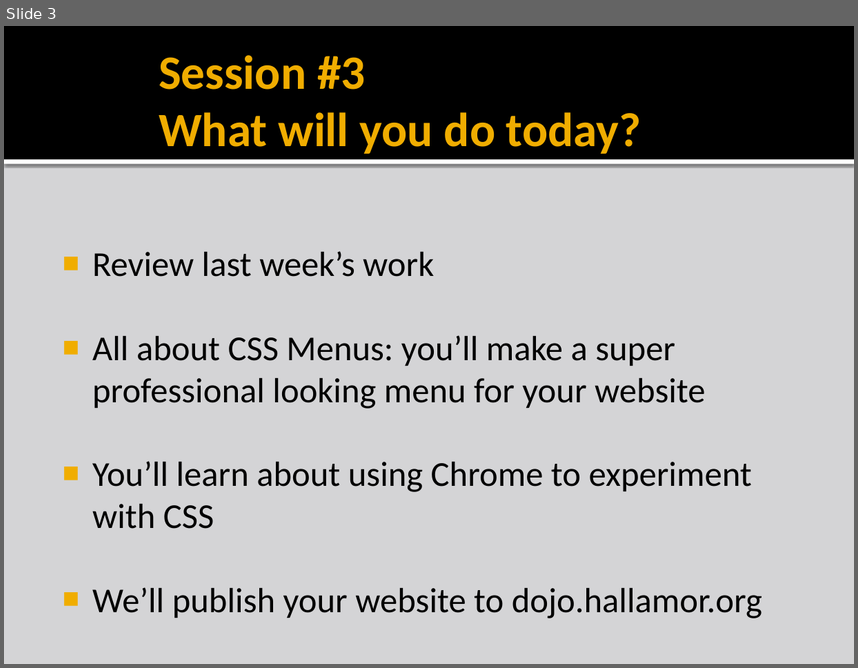
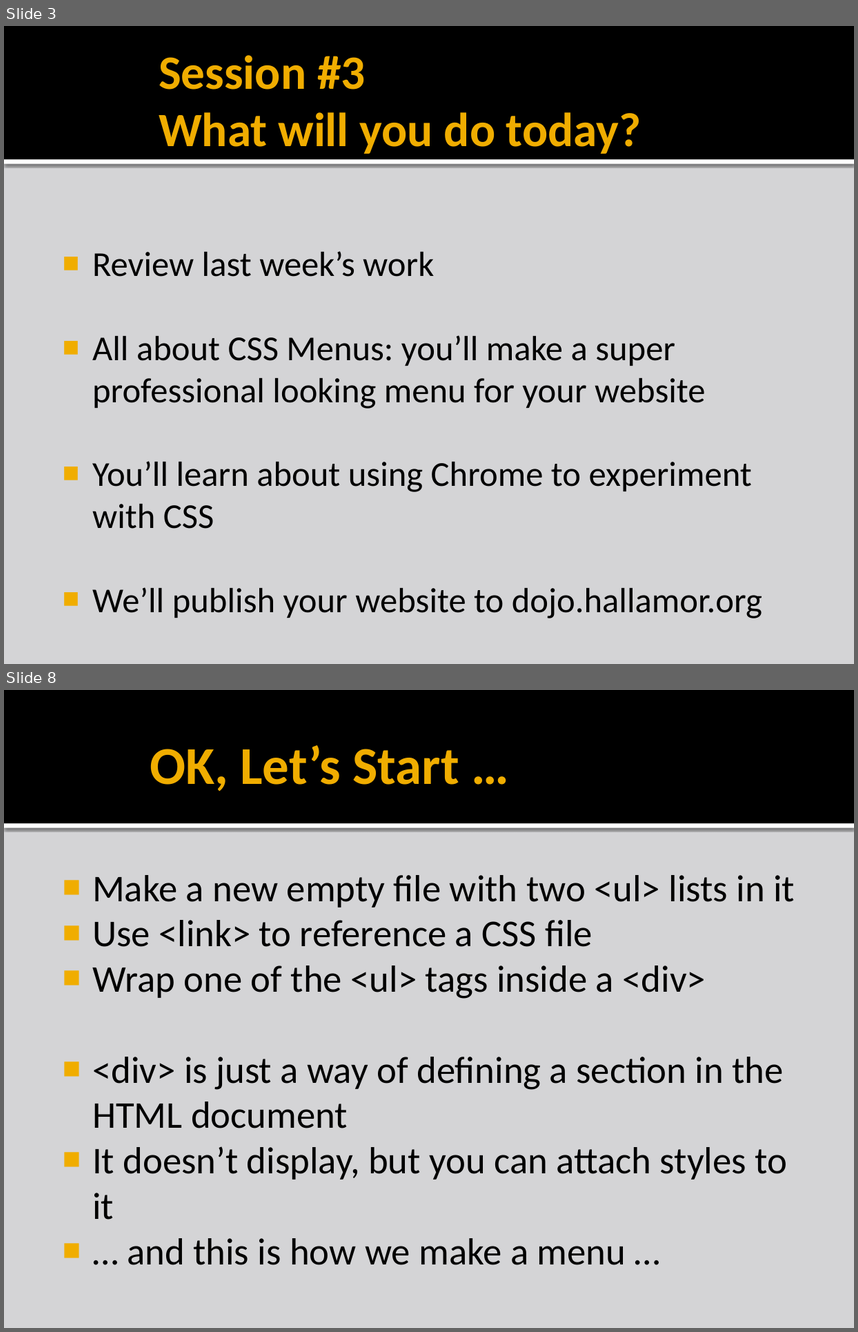
Before and after one commit to liamf/coderdojo-bray, a slide deck: html/presentations/CoderDojoBrayHTML_session3.pptx. Shown one above the other, each under a label of ours: slide 3 before the commit, slides 3 and 8 after it; the slides between them are not shown. The pictures are 858x668 and 858x1332 pixels, drawn with LibreOffice and Linux fonts; fonts in the diff are those of the drawing; background and template pictures are left out. Boxes give left, top, right and bottom in pixels: in the first picture for what was removed or moved away, otherwise in the second. Text is boxed around its words. In the diff, an @@ line names an element or a change of style, - is before the commit and + after.

```diff
--- a/html/presentations/CoderDojoBrayHTML_session3.pptx
+++ b/html/presentations/CoderDojoBrayHTML_session3.pptx
@@ slide 8 added at (4,690,854,1328), background #D4D4D6; not listed: 2 template elements that a slide beside it also shows @@
@@ title added at (150,745,459,791), 45 pt, text #F0AD00, bold @@
+OK, Let’s Start …
@@ text added at (92,875,795,1265), 32 pt, text #000000 @@
+■ Make a new empty file with two <ul> lists in it
+■ Use <link> to reference a CSS file
+■ Wrap one of the <ul> tags inside a <div>
+■ <div> is just a way of defining a section in the HTML document
+■ It doesn’t display, but you can attach styles to it
+■ … and this is how we make a menu …
```
Also in this commit, not shown: 2 slides changed, 15 other slides added, 5 other files.
